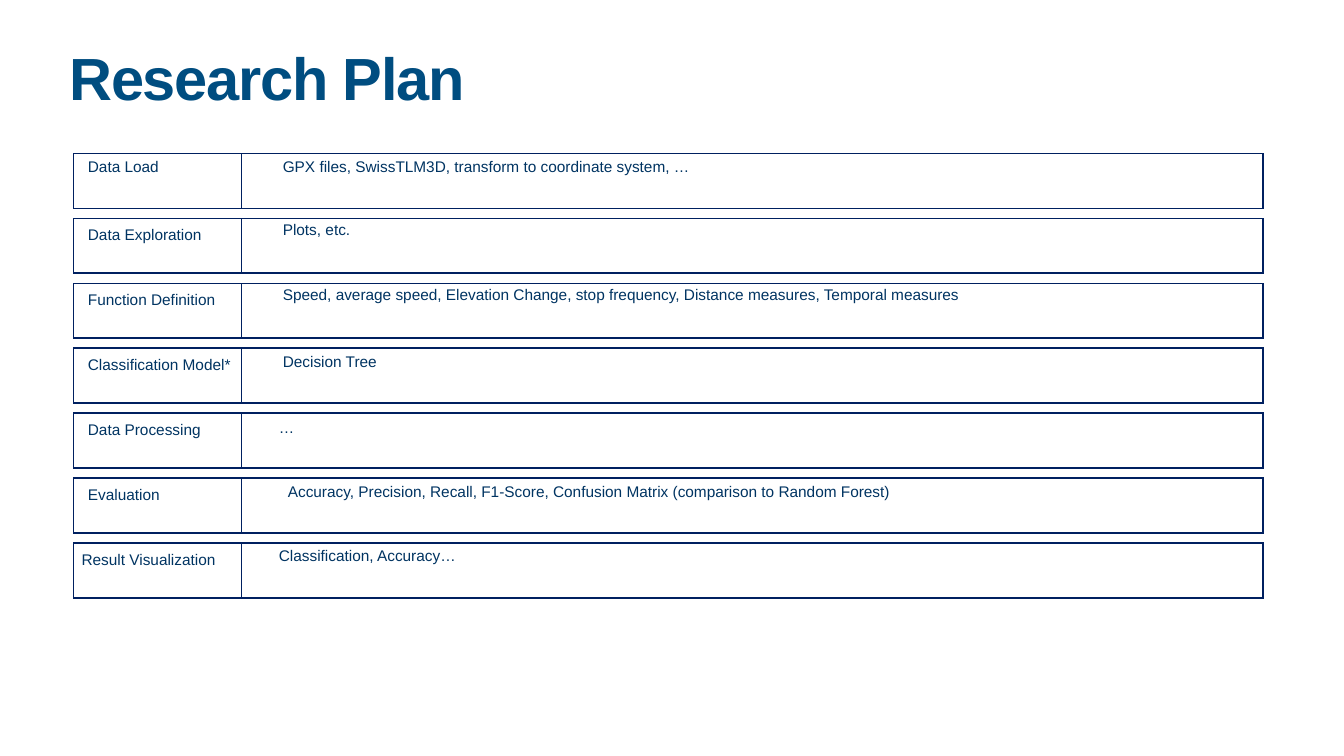
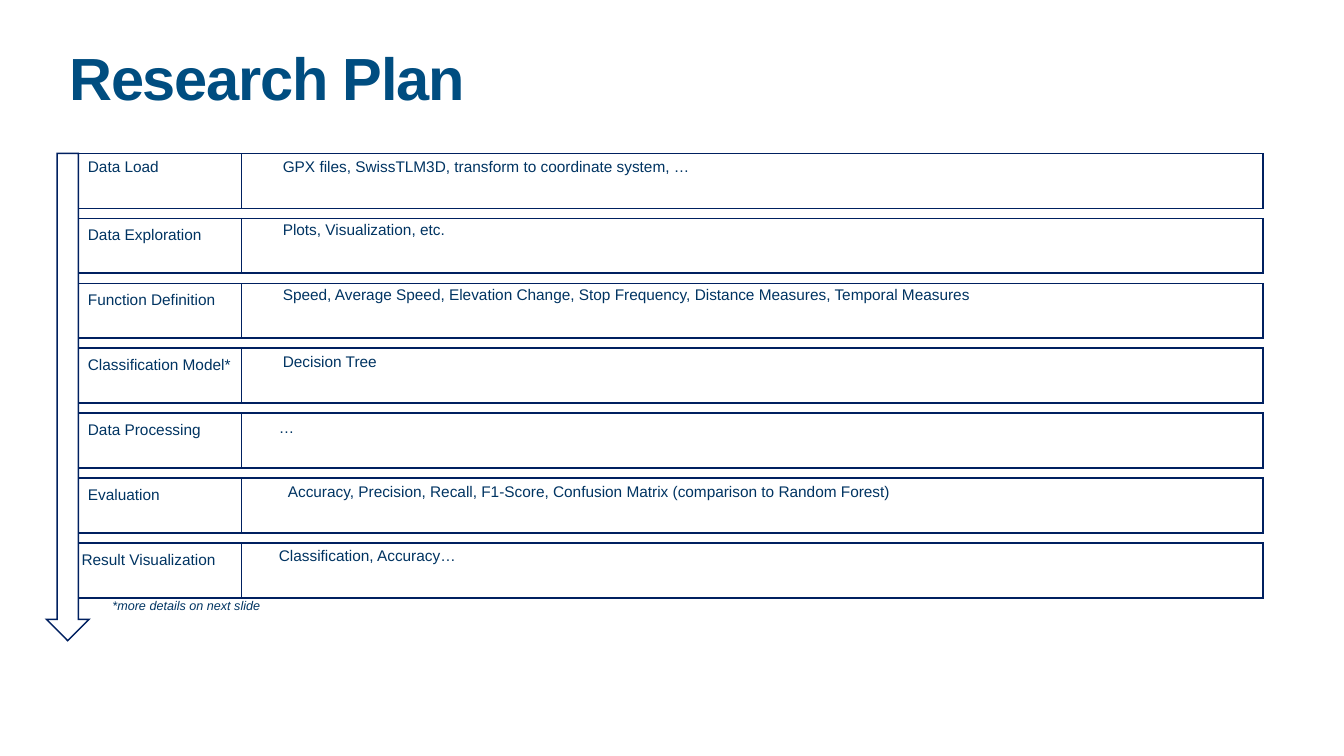
Before and after one commit to jonglr/GEO880-Project, a slide deck: slide 4 of Presentation.pptx. Drawn at 1344x756 pixels with LibreOffice and Linux fonts; fonts in the diff are those of the drawing. Boxes give left, top, right and bottom in pixels: in the first picture for what was removed or moved away, otherwise in the second. Text is boxed around its words. In the diff, an @@ line names an element or a change of style, - is before the commit and + after.

```diff
--- a/Presentation.pptx
+++ b/Presentation.pptx
@@ down arrow added at box(46, 153, 89, 641), fill #FFFFFF, outline #002060 2.25 pt @@
@@ text at box(283, 224, 445, 237): text changed @@
-Plots, etc.
+Plots, Visualization, etc.
@@ text at box(283, 289, 969, 303): text changed @@
-Speed, average speed, Elevation Change, stop frequency, Distance measures, Temporal measures
+Speed, Average Speed, Elevation Change, Stop Frequency, Distance Measures, Temporal Measures
@@ text added at box(112, 601, 260, 610), 18 pt, text #003462, italic @@
+*more details on next slide
```
Also in this commit, not shown: 4 other slides changed, 1 slide added.
